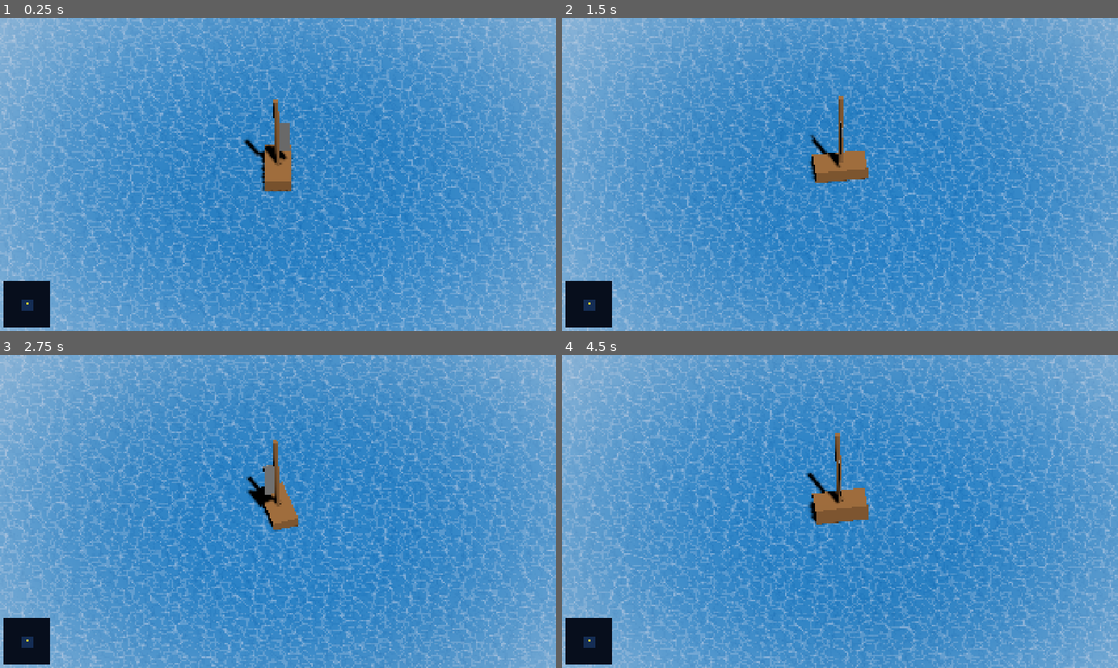
Above: before the commit, frames 1-4 (two rows, left to right).
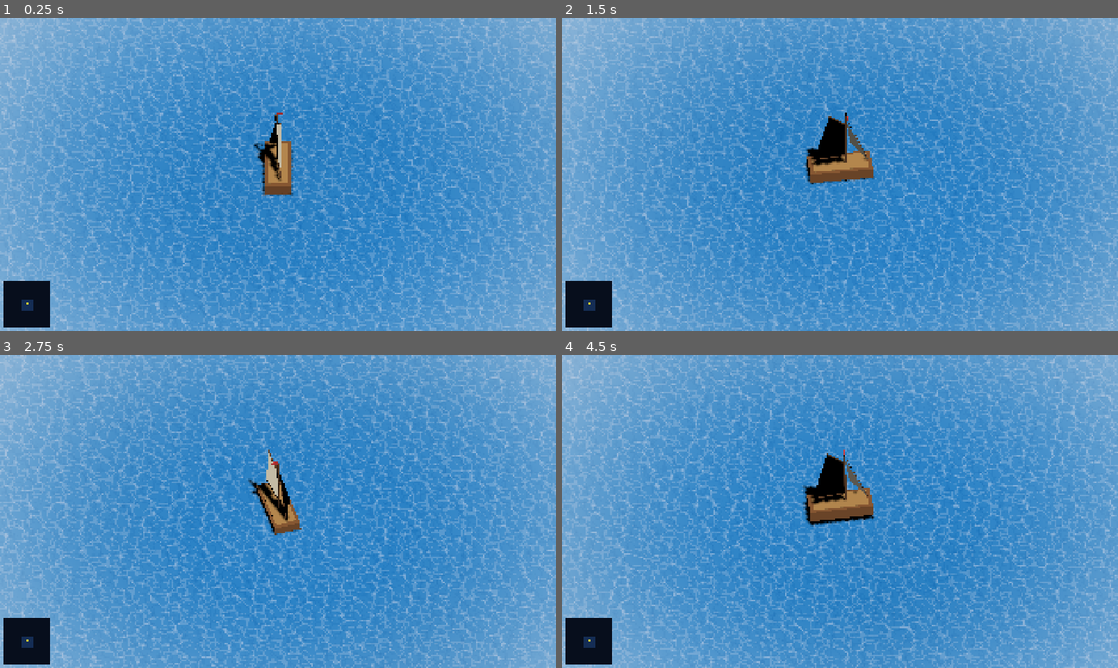
Above: after the commit, the same moments.

Repository: toddblack/CaptainSawyer
Game: Godot game, scene res://scenes/main.tscn
Two runs of this game, one before a commit and one after it. Both use one fixed random seed, a clock stepped at 60 frames per second and the inputs below.
Inputs (mouse positions are in pixels of both pictures, inside the frame that each line leads up to):
- Up to frame 1 (0.25 s): no input
- Up to frame 2 (1.5 s): move the mouse to (962, 158) at 0.52 s; hold Right (ui_right) 0.53-1.25 s; click (962, 158) at 0.67 s; drag from (728, 190) to (812, 237) at 1.27 s
- Up to frame 3 (2.75 s): move the mouse to (333, 442) at 2.02 s; hold Right (ui_right) from 2.03 s (still down)
- Up to frame 4 (4.5 s): release Right (ui_right) at 2.75 s; drag from (812, 574) to (673, 464) at 2.77 s; move the mouse to (1006, 558) at 3.52 s; hold Left (ui_left) 3.53-4.25 s; drag from (673, 464) to (756, 433) at 4.27 s

The runs differ from the first frame. In frame 1, 1.0% of the frame differs, in the area x 43-53%, y 26-57%; in frame 2, 1.4%; in frame 3, 1.0%; in frame 4, 1.6%, in the area x 43-57%, y 24-55%.

Commit message:
Add gaff-rigged Dinghy visual via procedural ArrayMesh
Replaces placeholder box/capsule mesh with boat_visual.gd which builds
all geometry in code: box hull, deck strip, mast/gaff/boom/forestay spars
via a generic _spar() helper, triangular foresail and gaff-rig mainsail
via _sail() ArrayMesh with correct double-sided normals, and a red pennant.

Co-Authored-By: Claude Sonnet 4.6 <noreply@anthropic.com>

Diff:
--- a/scenes/main.tscn
+++ b/scenes/main.tscn
@@ -8,6 +8,7 @@
 [ext_resource type="Script" uid="uid://d27l1vuuk0msb" path="res://scripts/hud.gd" id="7_hud"]
 [ext_resource type="Script" uid="uid://4i7xcvsuh8en" path="res://scripts/fog_of_war.gd" id="8_fog"]
 [ext_resource type="Shader" path="res://assets/materials/wake_foam.gdshader" id="9_wake_foam"]
+[ext_resource type="Script" path="res://scripts/boat_visual.gd" id="10_boat_visual"]
 
 [sub_resource type="PlaneMesh" id="PlaneMesh_ocean"]
 size = Vector2(200, 200)
@@ -27,15 +28,6 @@
 
 [sub_resource type="BoxShape3D" id="BoxShape3D_boat"]
 size = Vector3(1.2, 1, 2.2)
-
-[sub_resource type="BoxMesh" id="BoxMesh_hull"]
-
-[sub_resource type="StandardMaterial3D" id="StandardMaterial3D_boat"]
-albedo_color = Color(0.6, 0.4, 0.2, 1)
-
-[sub_resource type="CylinderMesh" id="CylinderMesh_mast"]
-
-[sub_resource type="BoxMesh" id="BoxMesh_sail"]
 
 [sub_resource type="Gradient" id="Gradient_wake"]
 colors = PackedColorArray(1, 1, 1, 0.9, 0.85, 0.92, 1, 0)
@@ -116,19 +108,8 @@
 [node name="CollisionShape3D" type="CollisionShape3D" parent="Boat" unique_id=200000002]
 shape = SubResource("BoxShape3D_boat")
 
-[node name="Hull" type="MeshInstance3D" parent="Boat" unique_id=1720557537]
-transform = Transform3D(1, 0, 0, 0, 0.75, 0, 0, 0, 2, 0, -0.3, 0)
-mesh = SubResource("BoxMesh_hull")
-surface_material_override/0 = SubResource("StandardMaterial3D_boat")
-
-[node name="Mast" type="MeshInstance3D" parent="Boat" unique_id=995056513]
-transform = Transform3D(0.2, 0, 0, 0, 2, 0, 0, 0, 0.2, 0, 1.5, 0)
-mesh = SubResource("CylinderMesh_mast")
-surface_material_override/0 = SubResource("StandardMaterial3D_boat")
-
-[node name="Sail" type="MeshInstance3D" parent="Boat/Mast" unique_id=1490408215]
-transform = Transform3D(2, 0, 0, 0, 0.8, 0, 0, 0, 0.1, 1.5, 0, 0)
-mesh = SubResource("BoxMesh_sail")
+[node name="BoatVisual" type="Node3D" parent="Boat"]
+script = ExtResource("10_boat_visual")
 
 [node name="WakeParticles" type="GPUParticles3D" parent="Boat" unique_id=838965754]
 transform = Transform3D(1, 0, 0, 0, 1, 0, 0, 0, 1, 0, -0.38, 1.1)
--- /dev/null
+++ b/scripts/boat_visual.gd
@@ -0,0 +1,161 @@
+extends Node3D
+
+## Tier-1 Dinghy — all visual geometry built in _ready() via mesh primitives
+## and ArrayMesh triangles.  No external model files required.
+## Attach this script to a Node3D child of the Boat CharacterBody3D.
+
+const _HULL_COLOR: Color = Color(0.50, 0.31, 0.15)
+const _DECK_COLOR: Color = Color(0.68, 0.50, 0.27)
+const _SPAR_COLOR: Color = Color(0.36, 0.22, 0.10)
+const _SAIL_COLOR: Color = Color(0.93, 0.89, 0.78)
+const _FLAG_COLOR: Color = Color(0.82, 0.18, 0.18)
+
+
+func _ready() -> void:
+	_hull()
+	_deck()
+	_spar(Vector3(0.0,  0.03, -0.22), Vector3(0.0,  2.50, -0.22), 0.045)  # mast
+	_spar(Vector3(0.0,  2.00, -0.22), Vector3(0.18, 2.72,  0.45), 0.028)  # gaff
+	_spar(Vector3(0.0,  0.40, -0.22), Vector3(0.10, 0.38,  1.05), 0.028)  # boom
+	_spar(Vector3(0.0,  2.40, -0.22), Vector3(0.0,  0.04, -1.10), 0.012)  # forestay
+	_mainsail()
+	_foresail()
+	_flag()
+
+
+# ---------- material / mesh-instance helpers ----------------------------------
+
+func _mat(color: Color) -> StandardMaterial3D:
+	var m: StandardMaterial3D = StandardMaterial3D.new()
+	m.albedo_color = color
+	return m
+
+
+func _add_mi(mesh: Mesh, mat: Material, pos: Vector3) -> void:
+	var node: MeshInstance3D = MeshInstance3D.new()
+	node.mesh = mesh
+	node.material_override = mat
+	node.position = pos
+	add_child(node)
+
+
+# ---------- hull & deck -------------------------------------------------------
+
+func _hull() -> void:
+	var m: BoxMesh = BoxMesh.new()
+	m.size = Vector3(1.02, 0.46, 2.42)
+	_add_mi(m, _mat(_HULL_COLOR), Vector3(0.0, -0.20, 0.0))
+
+
+func _deck() -> void:
+	var m: BoxMesh = BoxMesh.new()
+	m.size = Vector3(0.80, 0.05, 2.10)
+	_add_mi(m, _mat(_DECK_COLOR), Vector3(0.0, 0.025, 0.0))
+
+
+# ---------- spars -------------------------------------------------------------
+# Builds a CylinderMesh oriented from point a to point b.
+
+func _spar(a: Vector3, b: Vector3, radius: float) -> void:
+	var length: float = a.distance_to(b)
+	var mesh: CylinderMesh = CylinderMesh.new()
+	mesh.top_radius = radius
+	mesh.bottom_radius = radius
+	mesh.height = length
+
+	var node: MeshInstance3D = MeshInstance3D.new()
+	node.mesh = mesh
+	node.material_override = _mat(_SPAR_COLOR)
+	node.position = (a + b) * 0.5
+
+	# Rotate local Y-axis to point along (b - a)
+	var dir: Vector3 = (b - a).normalized()
+	var up_dot: float = dir.dot(Vector3.UP)
+	if up_dot < 0.9999 and up_dot > -0.9999:
+		var axis: Vector3 = Vector3.UP.cross(dir).normalized()
+		node.rotate(axis, acos(up_dot))
+	elif up_dot <= -0.9999:
+		node.rotate(Vector3.RIGHT, PI)
+
+	add_child(node)
+
+
+# ---------- sails -------------------------------------------------------------
+# Builds a double-sided flat mesh from 3 (triangle) or 4 (quad) vertices.
+# Uses explicit per-face normals so lighting is correct on both sides.
+
+func _sail(verts: PackedVector3Array) -> void:
+	var n: int = verts.size()
+	var edge1: Vector3 = verts[1] - verts[0]
+	var edge2: Vector3 = verts[2] - verts[0]
+	var fn: Vector3 = edge1.cross(edge2).normalized()  # front normal
+	var bn: Vector3 = -fn                               # back normal
+
+	var st: SurfaceTool = SurfaceTool.new()
+	st.begin(Mesh.PRIMITIVE_TRIANGLES)
+
+	# Front face
+	st.set_normal(fn)
+	st.add_vertex(verts[0])
+	st.set_normal(fn)
+	st.add_vertex(verts[1])
+	st.set_normal(fn)
+	st.add_vertex(verts[2])
+	if n == 4:
+		st.set_normal(fn)
+		st.add_vertex(verts[0])
+		st.set_normal(fn)
+		st.add_vertex(verts[2])
+		st.set_normal(fn)
+		st.add_vertex(verts[3])
+
+	# Back face (reverse winding, flipped normal)
+	st.set_normal(bn)
+	st.add_vertex(verts[2])
+	st.set_normal(bn)
+	st.add_vertex(verts[1])
+	st.set_normal(bn)
+	st.add_vertex(verts[0])
+	if n == 4:
+		st.set_normal(bn)
+		st.add_vertex(verts[3])
+		st.set_normal(bn)
+		st.add_vertex(verts[2])
+		st.set_normal(bn)
+		st.add_vertex(verts[0])
+
+	var sail_mesh: ArrayMesh = st.commit()
+	var node: MeshInstance3D = MeshInstance3D.new()
+	node.mesh = sail_mesh
+	node.material_override = _mat(_SAIL_COLOR)
+	add_child(node)
+
+
+func _mainsail() -> void:
+	# Gaff-rigged quadrilateral mainsail.
+	# jaw  = gaff-at-mast  (upper forward)
+	# peak = gaff tip       (upper aft, slightly starboard)
+	# clew = boom tip       (lower aft)
+	# tack = boom-at-mast  (lower forward)
+	_sail(PackedVector3Array([
+		Vector3(0.00, 2.00, -0.22),  # jaw
+		Vector3(0.18, 2.72,  0.45),  # peak
+		Vector3(0.10, 0.38,  1.05),  # clew
+		Vector3(0.00, 0.40, -0.22),  # tack
+	]))
+
+
+func _foresail() -> void:
+	# Triangular staysail forward of mast.
+	# head = high on mast, tack = at bow, clew = port mid-height
+	_sail(PackedVector3Array([
+		Vector3( 0.00, 2.20, -0.22),  # head
+		Vector3( 0.00, 0.04, -1.10),  # tack (bow)
+		Vector3(-0.35, 0.70, -0.45),  # clew (port)
+	]))
+
+
+func _flag() -> void:
+	var m: BoxMesh = BoxMesh.new()
+	m.size = Vector3(0.28, 0.12, 0.04)
+	_add_mi(m, _mat(_FLAG_COLOR), Vector3(0.14, 2.58, -0.22))
Not shown, added: scripts/boat_visual.gd.uid
